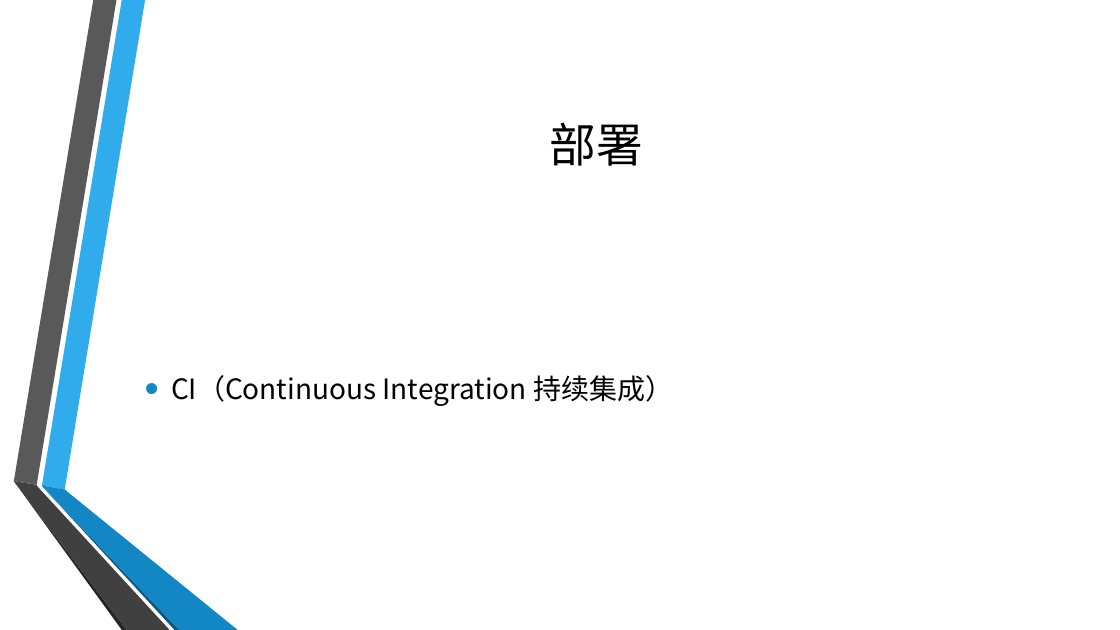
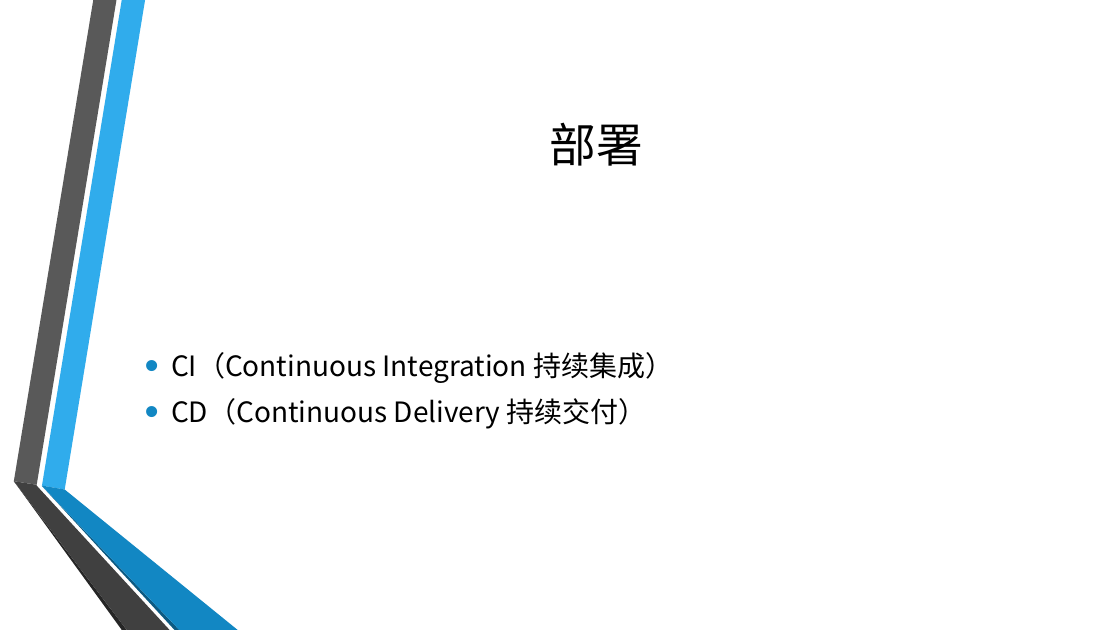
Before and after one commit to GloryXu/spring-cloud, a slide deck: slide 25 of Micro Service.pptx. Drawn at 1120x630 pixels with LibreOffice and Linux fonts; fonts in the diff are those of the drawing; background and template pictures are left out. Boxes give left, top, right and bottom in pixels: in the first picture for what was removed or moved away, otherwise in the second. Text is boxed around its words. In the diff, an @@ line names an element or a change of style, - is before the commit and + after.

```diff
--- a/Micro Service.pptx
+++ b/Micro Service.pptx
@@ text at (x1=171, y1=398, x2=647, y2=429): paragraph added @@
+• CD（Continuous Delivery 持续交付）
```
Also in this commit, not shown: 1 other slide changed, 4 slides added.
